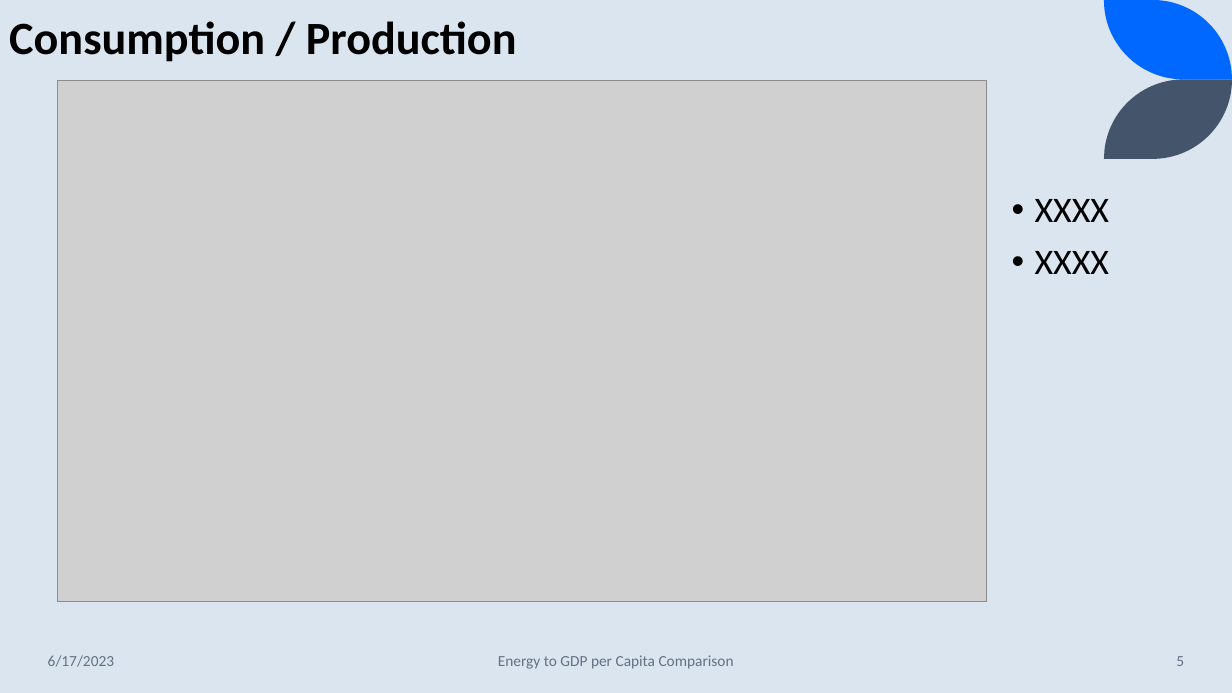
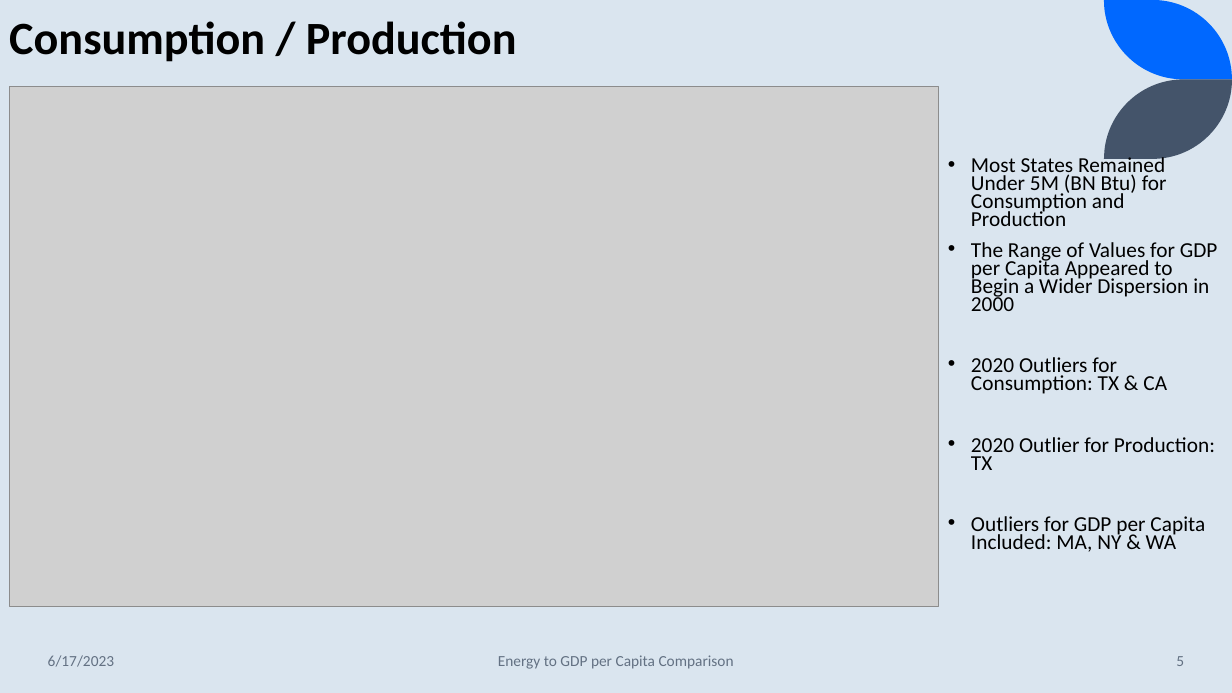
Before and after one commit to lawrence-haggerty/haggerty_energy_gdp_capstone, a slide deck: slide 5 of presentation/haggerty_energy_gdp_1.pptx. Drawn at 1232x693 pixels with LibreOffice and Linux fonts; fonts in the diff are those of the drawing; grey boxes stand for pictures. Boxes give left, top, right and bottom in pixels: in the first picture for what was removed or moved away, otherwise in the second. Text is boxed around its words. In the diff, an @@ line names an element or a change of style, - is before the commit and + after.

```diff
--- a/presentation/haggerty_energy_gdp_1.pptx
+++ b/presentation/haggerty_energy_gdp_1.pptx
@@ picture: place and size @@
-picture at box(57, 81, 986, 602)
+picture at box(9, 86, 938, 606)
@@ text at box(971, 155, 1218, 552): text changed; size 28 to 16.6 pt @@
-• XXXX
-• XXXX
+• Most States Remained Under 5M (BN Btu) for Consumption and Production
+• The Range of Values for GDP per Capita Appeared to Begin a Wider Dispersion in 2000
+• 2020 Outliers for Consumption: TX & CA
+• 2020 Outlier for Production: TX
+• Outliers for GDP per Capita Included: MA, NY & WA
```
Also in this commit, not shown: 3 other slides changed.
